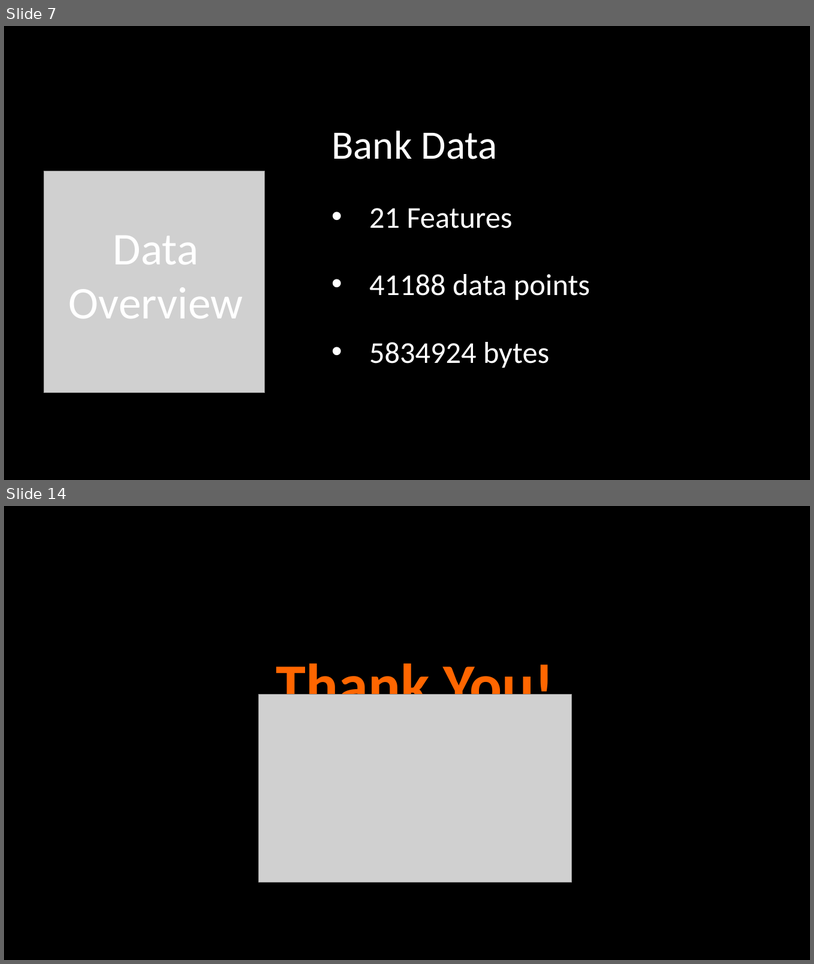
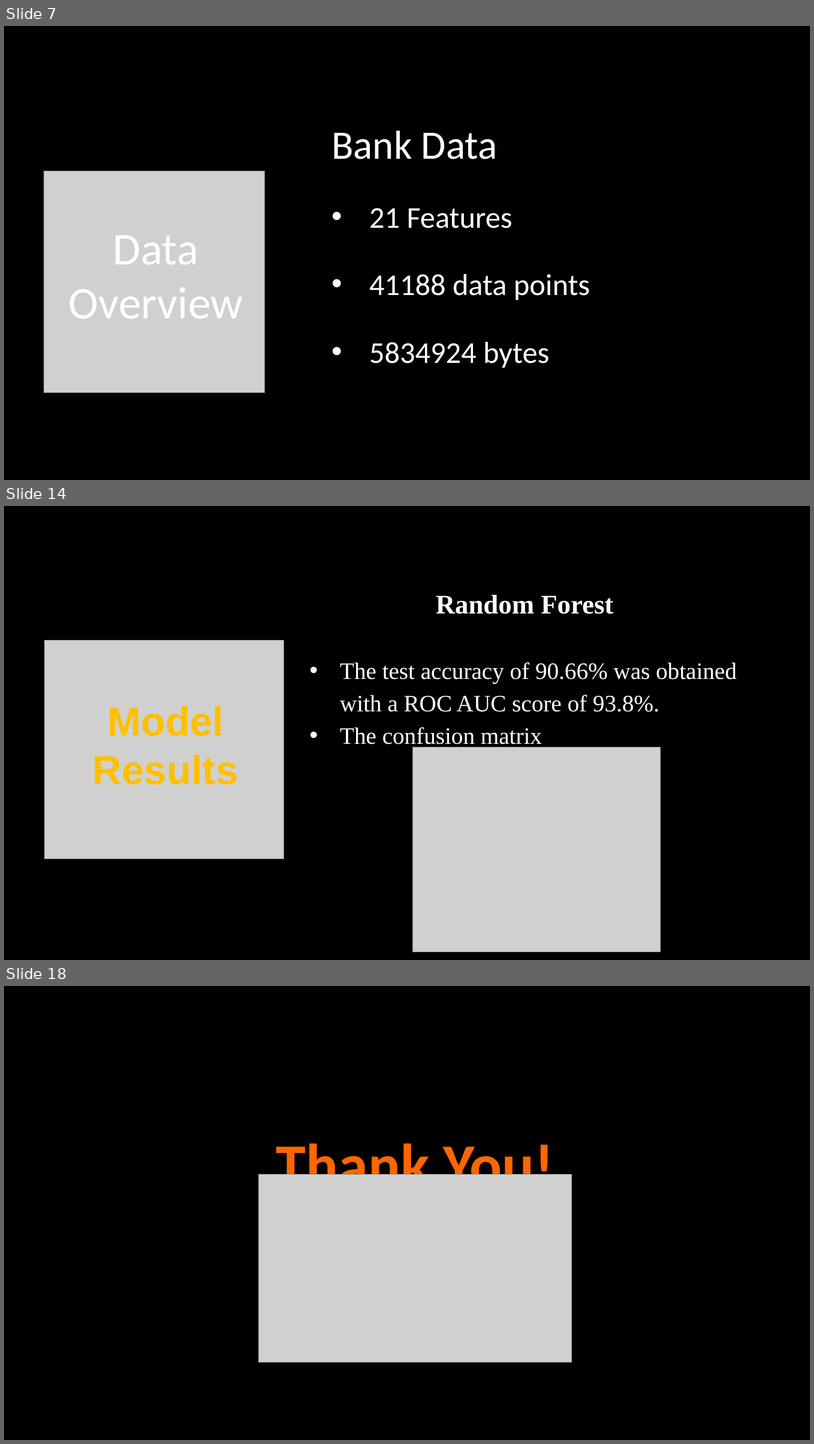
Before and after one commit to taimoorRazi/Bank-Marketing-Project, a slide deck: Week 13 - Final week/Bank Marketing Campaign Presentation.pptx. Shown one above the other, each under a label of ours: slides 7 and 14 before the commit, slides 7, 14 and 18 after it; the slides between them are not shown. The pictures are 814x964 and 814x1444 pixels, drawn with LibreOffice and Linux fonts; fonts in the diff are those of the drawing; grey boxes stand for pictures. Boxes give left, top, right and bottom in pixels: in the first picture for what was removed or moved away, otherwise in the second. Text is boxed around its words. In the diff, an @@ line names an element or a change of style, - is before the commit and + after.

```diff
--- a/Week 13 - Final week/Bank Marketing Campaign Presentation.pptx
+++ b/Week 13 - Final week/Bank Marketing Campaign Presentation.pptx
@@ slide 14 added at (4, 506, 810, 960), background #000000 @@
@@ text added at (340, 595, 737, 748), 28 pt, text #FFFFFF @@
+Random Forest
+• The test accuracy of 90.66% was obtained with a ROC AUC score of 93.8%.
+• The confusion matrix
@@ picture added at (45, 640, 284, 859) @@
@@ text added at (93, 706, 239, 784), 48 pt, text #FFC000, bold @@
+Model Results
@@ picture added at (413, 747, 661, 952) @@
@@ what was slide 14 is now slide 18 @@
```
Also in this commit, not shown: 1 slide changed, 8 other slides added, 5 slides removed, 1 other file.
